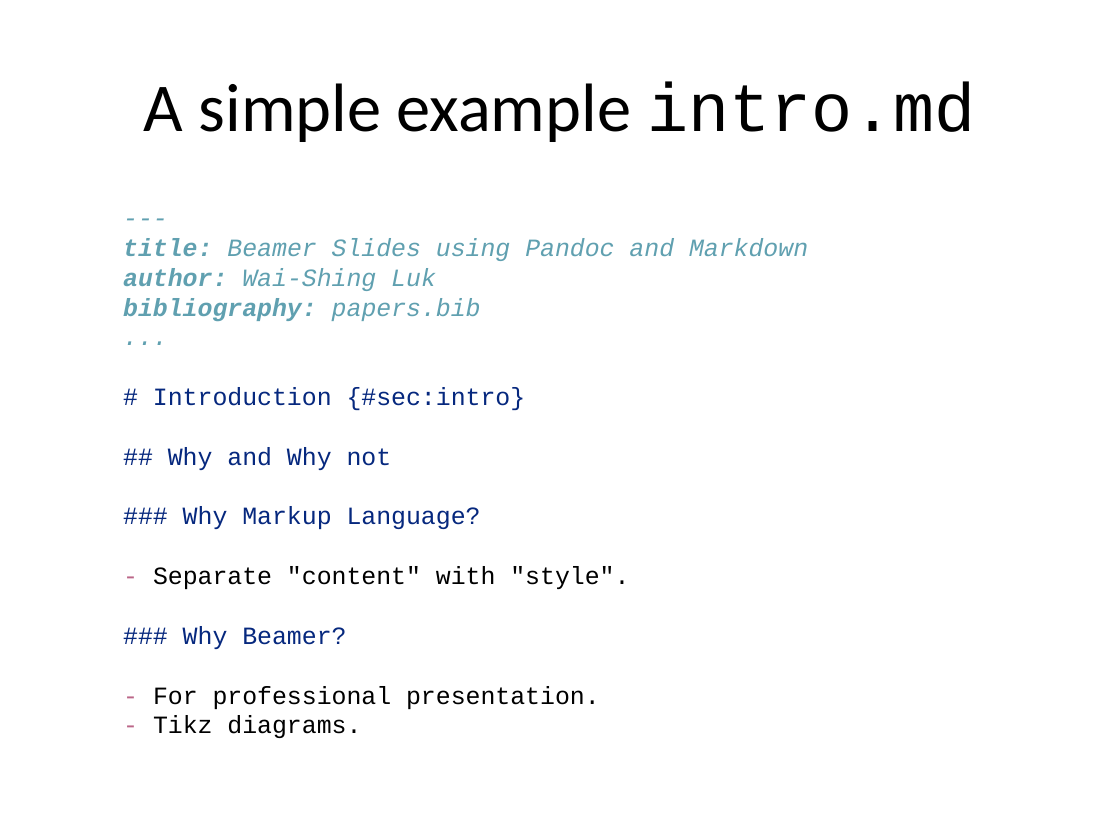
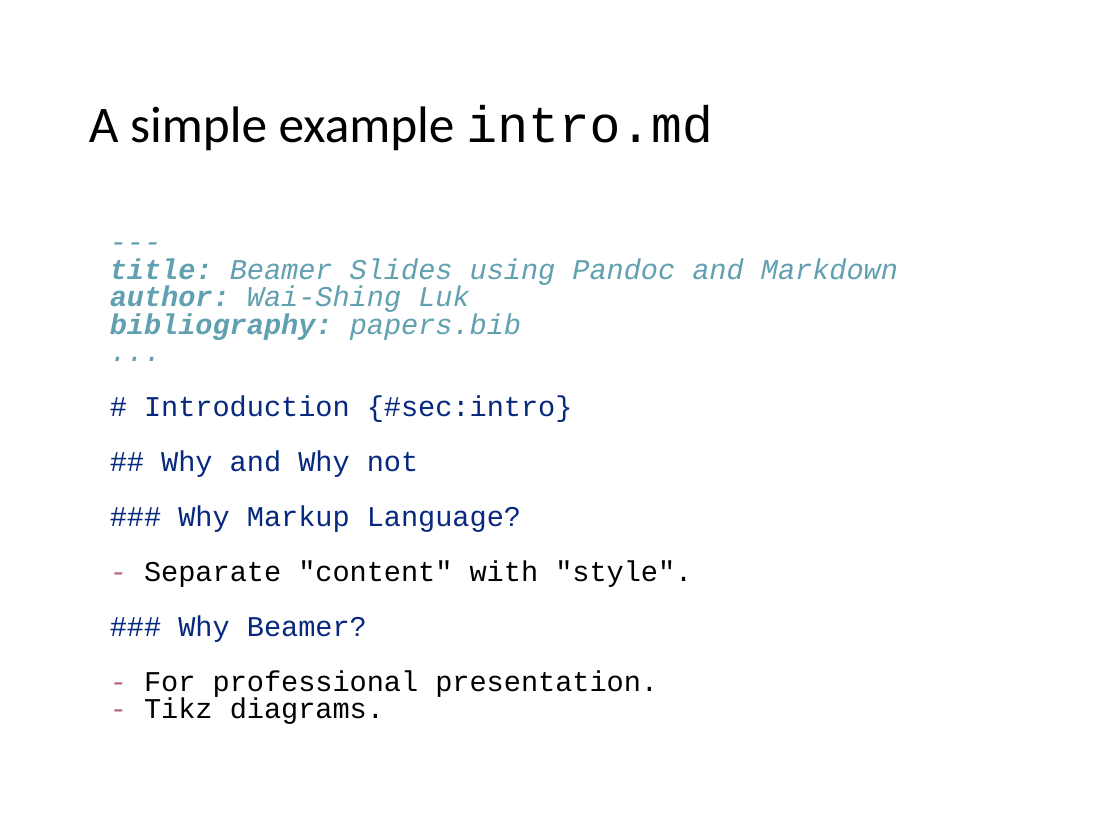
Before and after one commit to luk036/luk036.github.io, a slide deck: slide 4 of markdown/intro.pptx. Drawn at 1120x840 pixels with LibreOffice and Linux fonts; fonts in the diff are those of the drawing. Boxes give left, top, right and bottom in pixels: in the first picture for what was removed or moved away, otherwise in the second. Text is boxed around its words. In the diff, an @@ line names an element or a change of style, - is before the commit and + after.

```diff
--- a/markdown/intro.pptx
+++ b/markdown/intro.pptx
@@ title "A simple example intro.md": place and size @@
-title "A simple example intro.md" at (144,81,976,142)
+title "A simple example intro.md" at (89,105,712,151)
@@ title "A simple example intro.md" at (89,105,712,151): size 44 to 33 pt; alignment centre to left; line spacing 1 to 0.9 @@
@@ text "--- title: Beamer Slides using ...": place and size @@
-text "--- title: Beamer Slides using ..." at (123,238,808,738)
+text "--- title: Beamer Slides using ..." at (110,258,898,724)
@@ text "--- title: Beamer Slides using ..." at (110,258,898,724): size 16 to 18.4 pt; indent changed; line spacing 1 to 0.8; more space between paragraphs @@
```
Also in this commit, not shown: 27 other slides changed.
